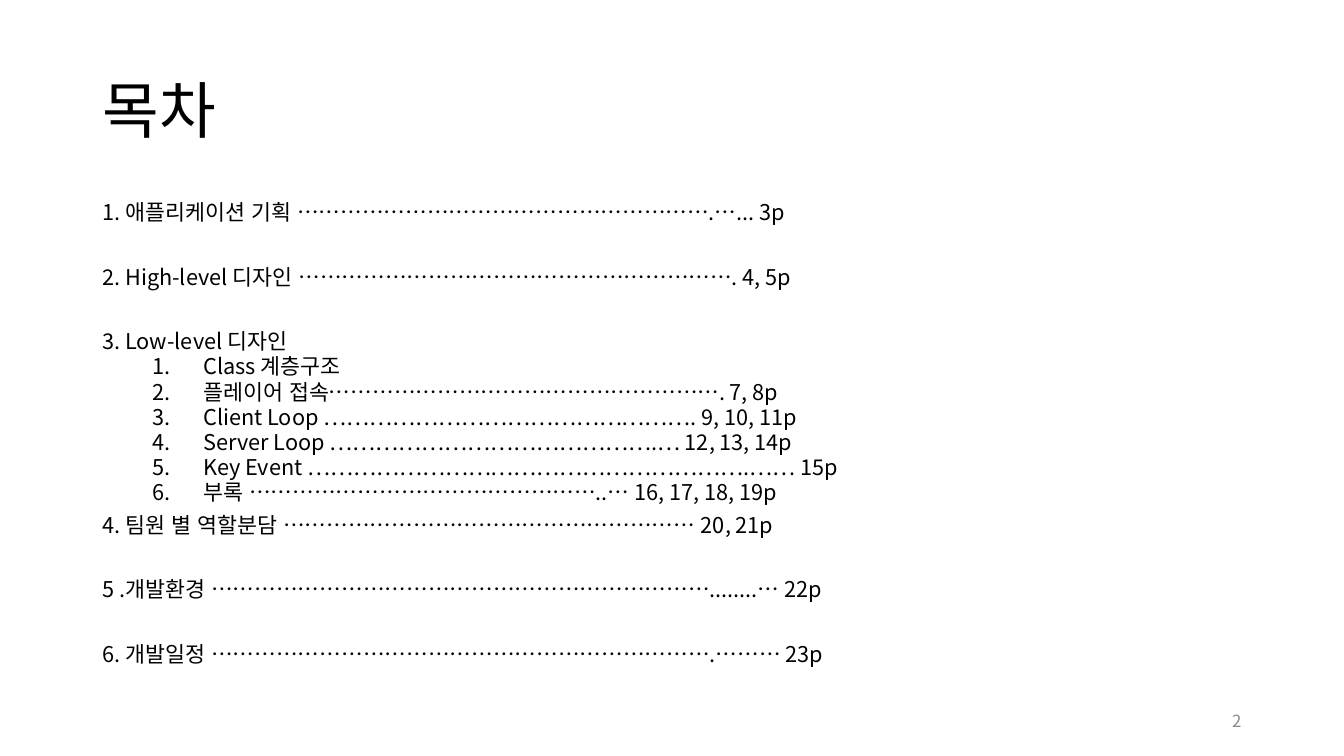
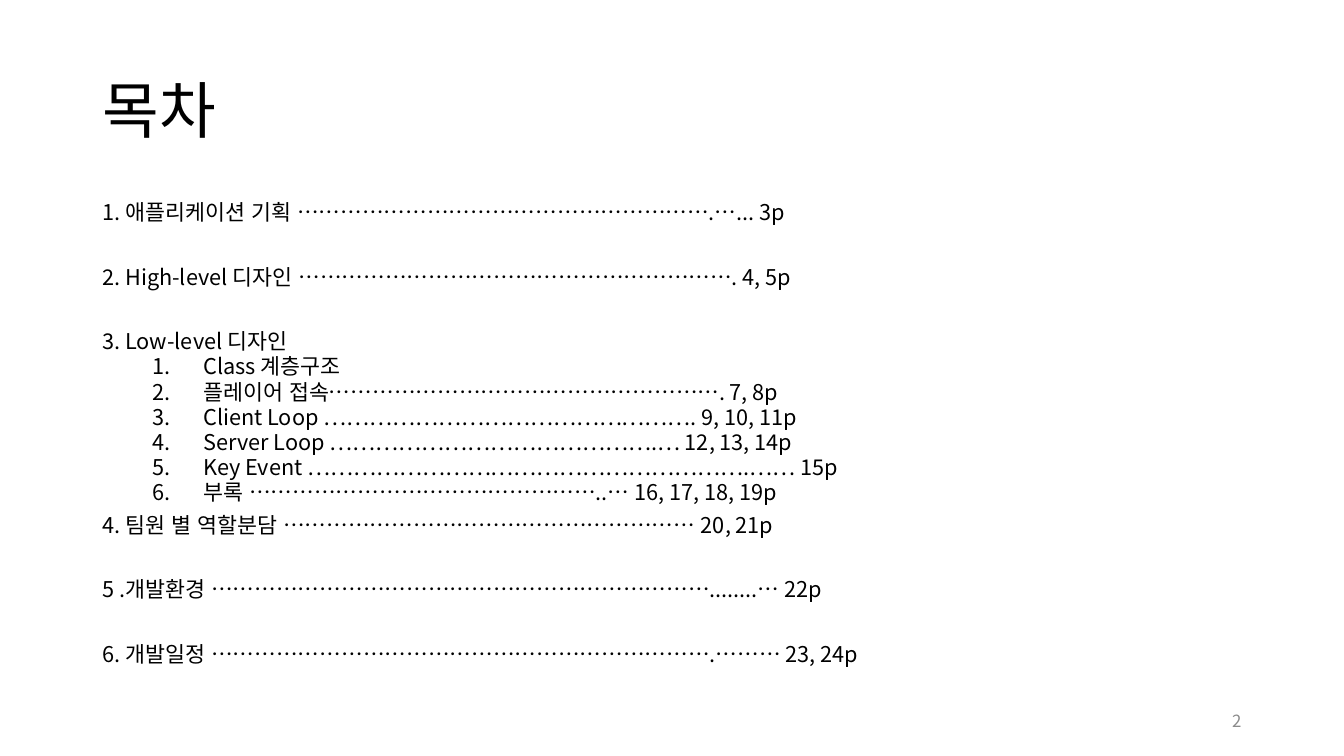
Before and after one commit to andy3790/NGP_Project, a slide deck: slide 2 of Doc/추진 계획서.pptx. Drawn at 1344x756 pixels with LibreOffice and Linux fonts; fonts in the diff are those of the drawing. Boxes give left, top, right and bottom in pixels: in the first picture for what was removed or moved away, otherwise in the second. Text is boxed around its words. In the diff, an @@ line names an element or a change of style, - is before the commit and + after.

```diff
--- a/Doc/추진 계획서.pptx
+++ b/Doc/추진 계획서.pptx
@@ text at <box>102,644,858,667</box>: text changed @@
-6. 개발일정 …………………………………………………………….……… 23p
+6. 개발일정 …………………………………………………………….……… 23, 24p
```
Also in this commit, not shown: 2 other slides changed, 1 slide added, 2 other files.
